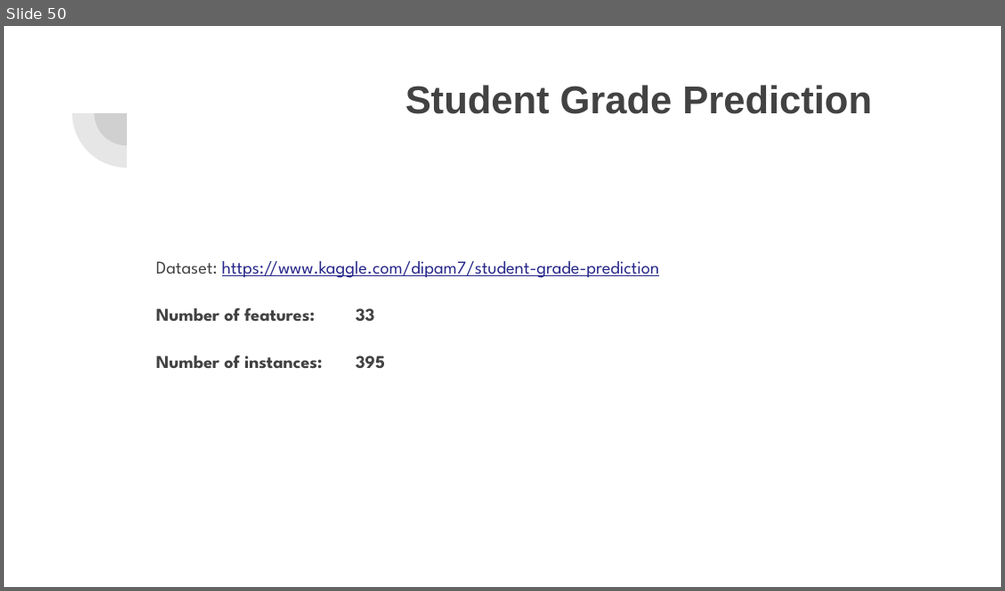
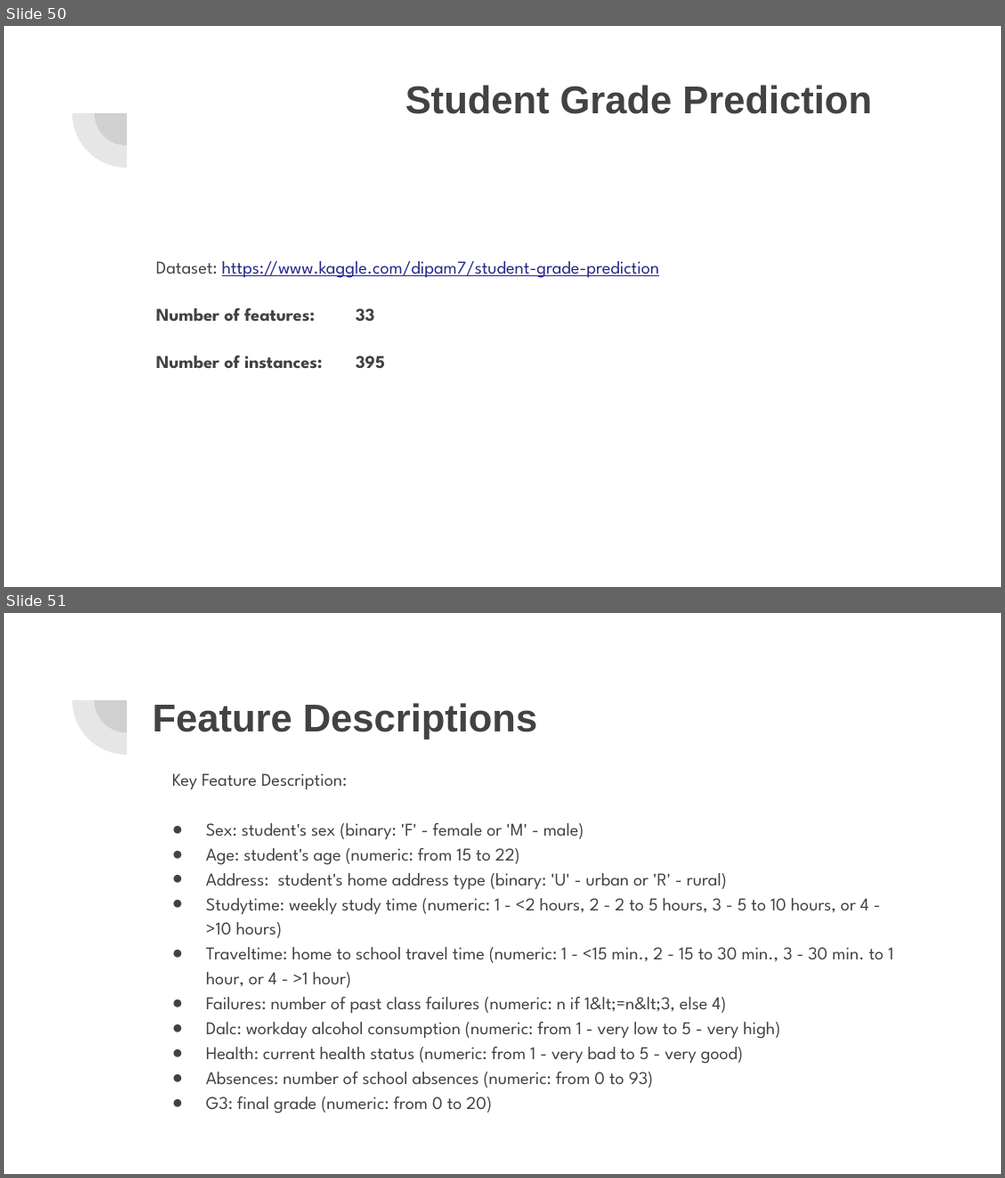
Before and after one commit to shpatgashi/machine_learning_experiments, a slide deck: Machine Learning.pptx. Shown one above the other, each under a label of ours: slide 50 before the commit, slides 50 and 51 after it. The pictures are 1005x591 and 1005x1178 pixels, drawn with LibreOffice and Linux fonts; fonts in the diff are those of the drawing. Boxes give left, top, right and bottom in pixels: in the first picture for what was removed or moved away, otherwise in the second. Text is boxed around its words. In the diff, an @@ line names an element or a change of style, - is before the commit and + after.

```diff
--- a/Machine Learning.pptx
+++ b/Machine Learning.pptx
@@ slide 51 added at [4,613,1001,1174], background #FFFFFF; not listed: 2 template elements that a slide beside it also shows @@
@@ title added at [153,703,537,739], 28 pt, text #424242, bold @@
+Feature Descriptions
@@ text added at [172,773,893,1113], 13 pt, text #424242 @@
+Key Feature Description:
+● Sex: student's sex (binary: 'F' - female or 'M' - male)
+● Age: student's age (numeric: from 15 to 22)
+● Address: student's home address type (binary: 'U' - urban or 'R' - rural)
+● Studytime: weekly study time (numeric: 1 - <2 hours, 2 - 2 to 5 hours, 3 - 5 to 10 hours, or 4 - >10 hours)
+● Traveltime: home to school travel time (numeric: 1 - <15 min., 2 - 15 to 30 min., 3 - 30 min. to 1 hour, or 4 - >1 hour)
+● Failures: number of past class failures (numeric: n if 1&lt;=n&lt;3, else 4)
+● Dalc: workday alcohol consumption (numeric: from 1 - very low to 5 - very high)
+● Health: current health status (numeric: from 1 - very bad to 5 - very good)
+● Absences: number of school absences (numeric: from 0 to 93)
+● G3: final grade (numeric: from 0 to 20)
```
Also in this commit, not shown: 1 slide changed, 11 other slides added.
